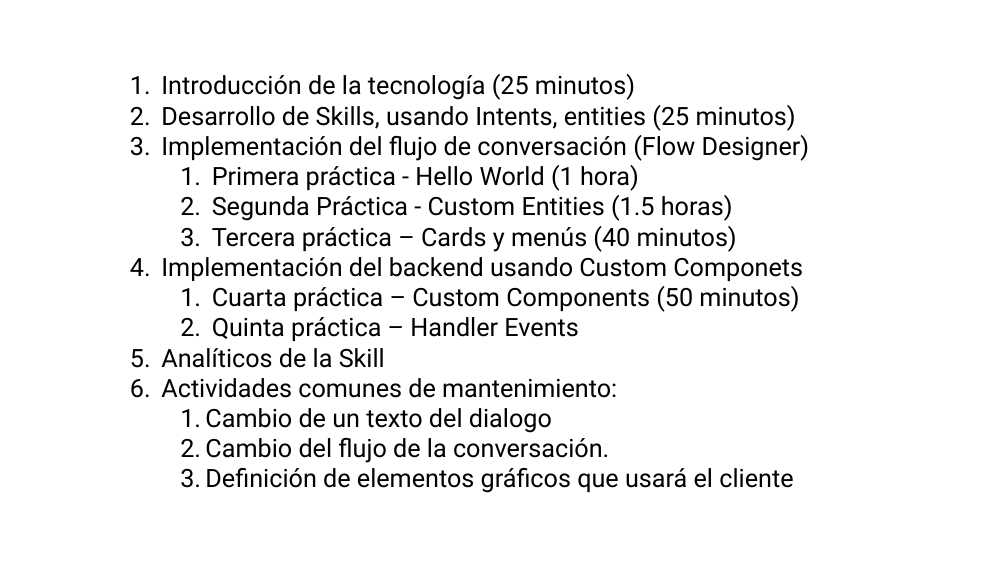
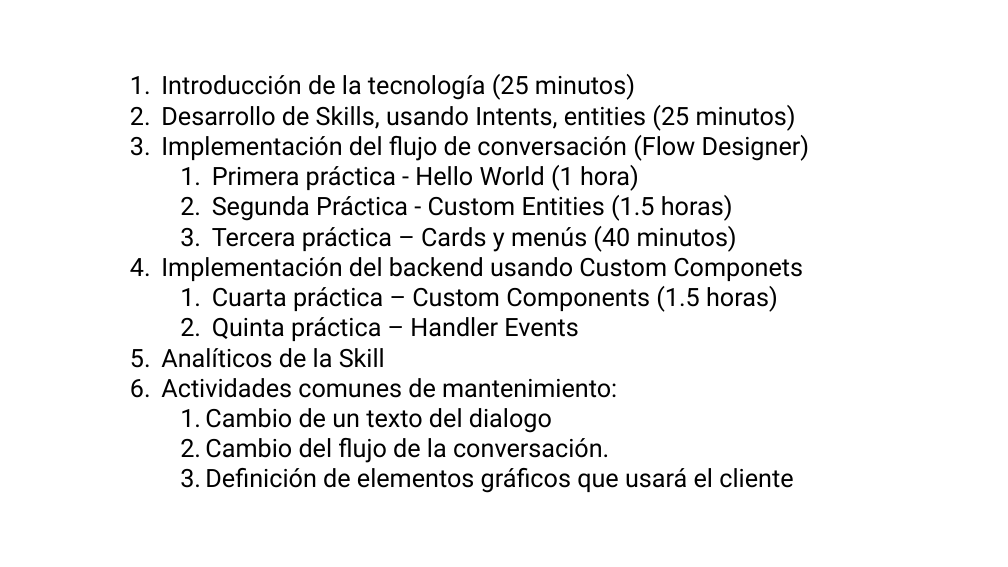
Before and after one commit to bquirino-sps/curso_oda_lapi, a slide deck: slide 3 of curso_ODA.pptx. Drawn at 1008x567 pixels with LibreOffice and Linux fonts; fonts in the diff are those of the drawing; background and template pictures are left out. Boxes give left, top, right and bottom in pixels: in the first picture for what was removed or moved away, otherwise in the second. Text is boxed around its words. In the diff, an @@ line names an element or a change of style, - is before the commit and + after.

Commit message:
Custom Components

```diff
--- a/curso_ODA.pptx
+++ b/curso_ODA.pptx
@@ text at <box>212,286,778,312</box>: text changed @@
-    1. Cuarta práctica – Custom Components (50 minutos)
+    1. Cuarta práctica – Custom Components (1.5 horas)
```
Also in this commit, not shown: 6 other files.
